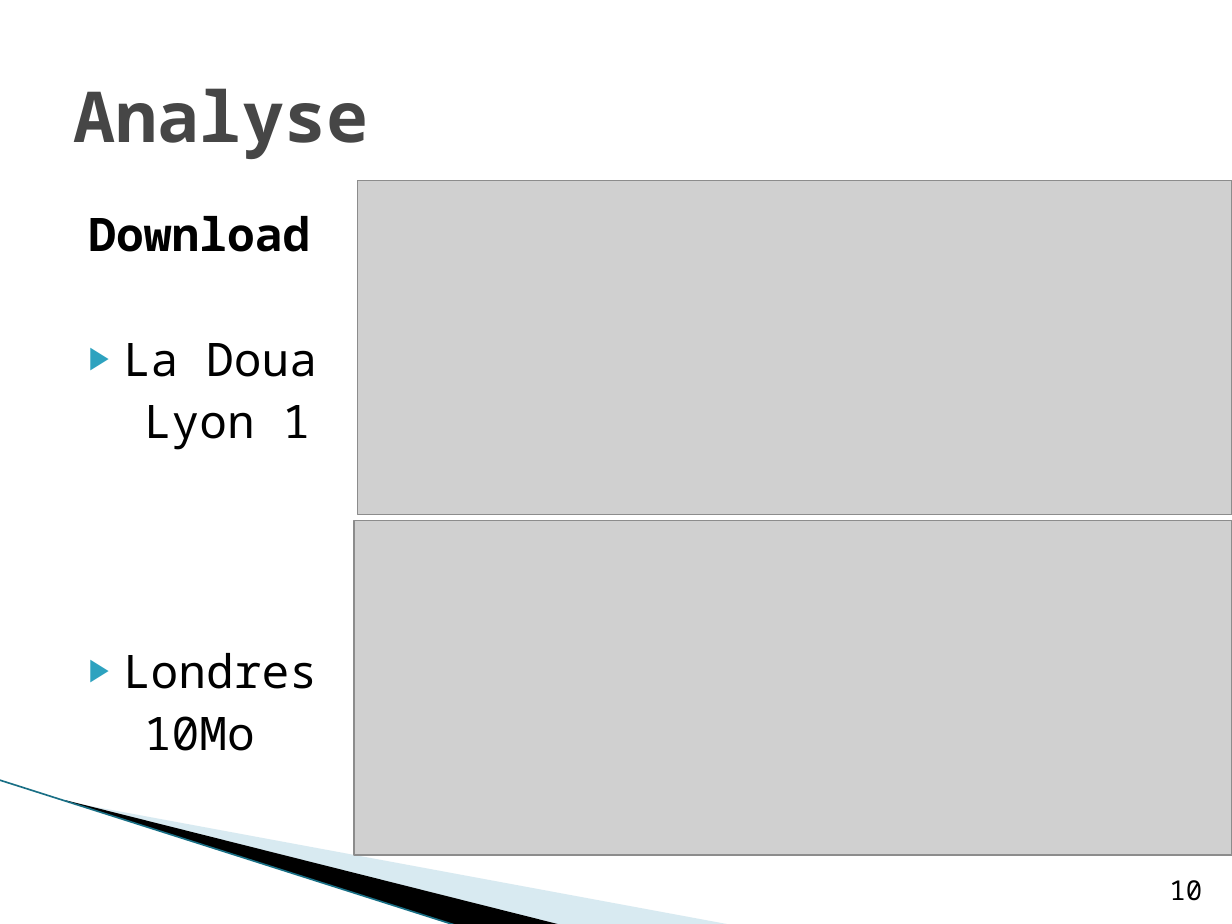
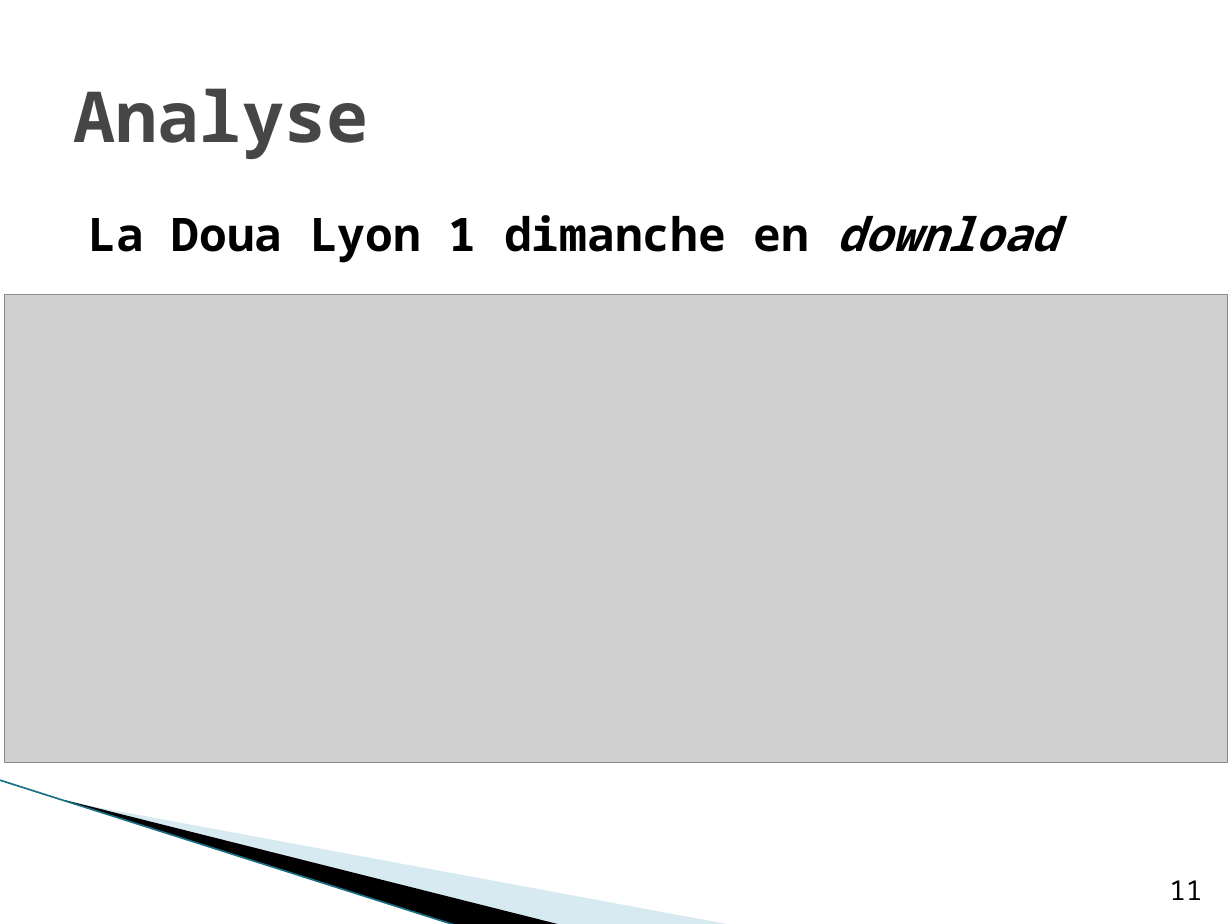
Before and after one commit to hyptos/kyd, a slide deck: slide 11 of docs/TER.pptx (slide 10 before the commit). Drawn at 1232x924 pixels with LibreOffice and Linux fonts; fonts in the diff are those of the drawing; grey boxes stand for pictures; background and template pictures are left out. Boxes give left, top, right and bottom in pixels: in the first picture for what was removed or moved away, otherwise in the second. Text is boxed around its words. In the diff, an @@ line names an element or a change of style, - is before the commit and + after.

```diff
--- a/docs/TER.pptx
+++ b/docs/TER.pptx
@@ picture removed at (x1=357, y1=181, x2=1232, y2=515) @@
@@ text at (x1=89, y1=215, x2=1059, y2=263): text changed; bold on @@
-Download
-▶ La Doua
-Lyon 1
-▶ Londres
-10Mo
+La Doua Lyon 1 dimanche en download
@@ picture added at (x1=5, y1=294, x2=1228, y2=763) @@
@@ picture removed at (x1=354, y1=520, x2=1232, y2=855) @@
@@ page number at (x1=1169, y1=880, x2=1202, y2=900): text changed @@
-10
+11
```
Also in this commit, not shown: 11 other slides changed, 1 slide added, 3 slides removed.
